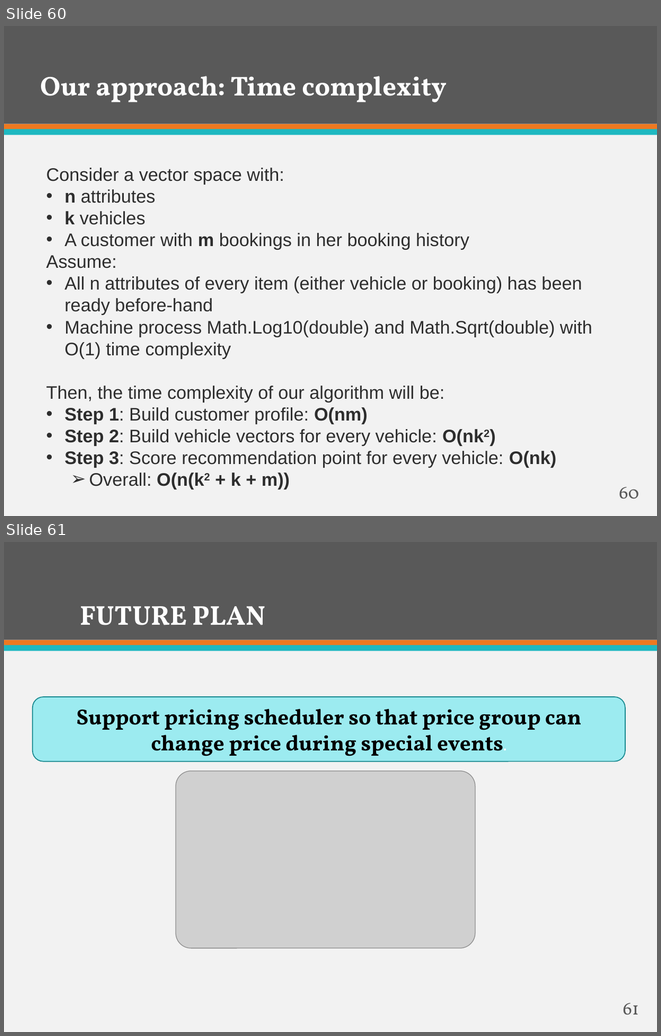
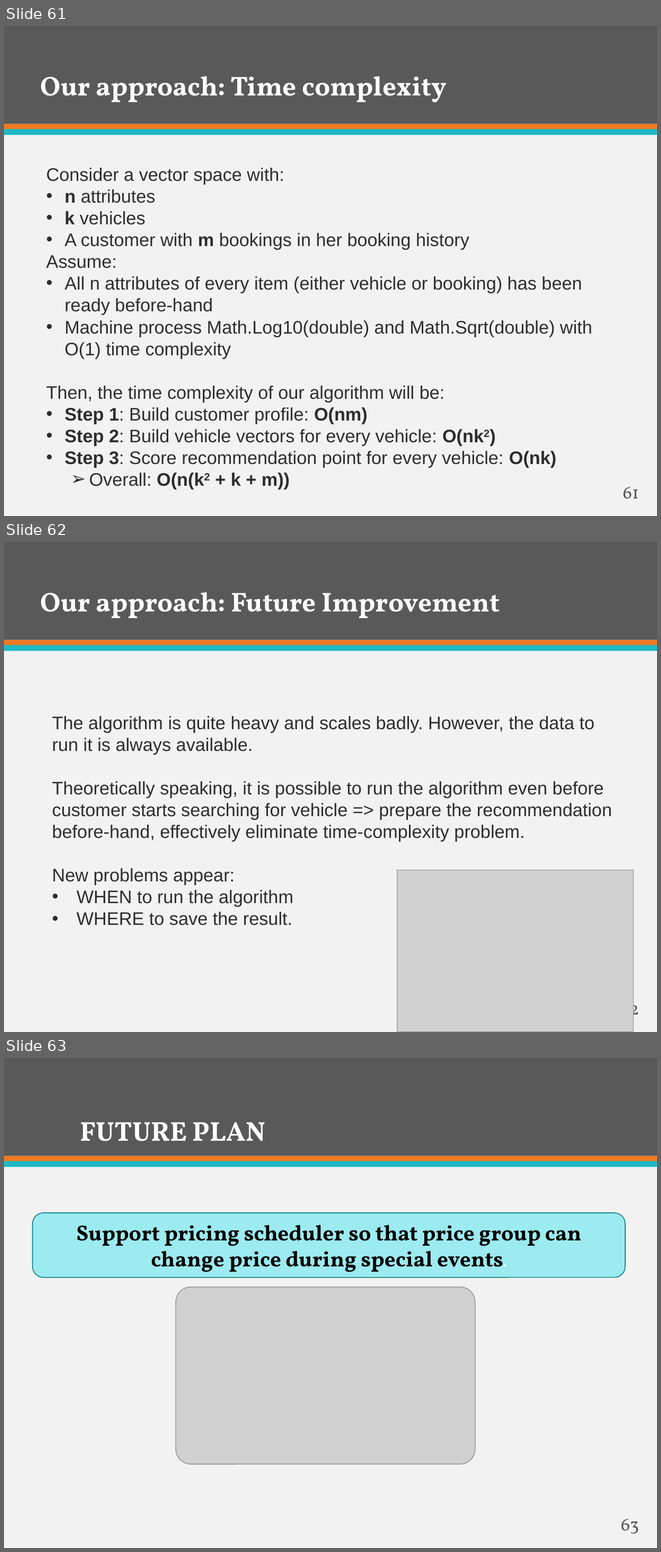
Before and after one commit to firzgard/CarRentalPortal, a slide deck: slide/CAR RENTAL PORTAL-Official.pptx. Shown one above the other, each under a label of ours: slides 60 and 61 before the commit, slides 61, 62 and 63 after it. The pictures are 661x1036 and 661x1552 pixels, drawn with LibreOffice and Linux fonts; fonts in the diff are those of the drawing; grey boxes stand for pictures. Boxes give left, top, right and bottom in pixels: in the first picture for what was removed or moved away, otherwise in the second. Text is boxed around its words. In the diff, an @@ line names an element or a change of style, - is before the commit and + after.

```diff
--- a/slide/CAR RENTAL PORTAL-Official.pptx
+++ b/slide/CAR RENTAL PORTAL-Official.pptx
@@ slide 62 added at (4,542,657,1032), background #F2F2F2; not listed: 3 template elements that a slide beside it also shows @@
@@ title added at (41,592,500,618), 30 pt, text #FFFFFF, bold @@
+Our approach: Future Improvement
@@ text added at (52,716,612,925), 20 pt, text #2C2C2C @@
+The algorithm is quite heavy and scales badly. However, the data to run it is always available.
+Theoretically speaking, it is possible to run the algorithm even before customer starts searching for vehicle => prepare the recommendation before-hand, effectively eliminate time-complexity problem.
+New problems appear:
+• WHEN to run the algorithm
+• WHERE to save the result.
@@ picture added at (397,870,634,1032) @@
@@ page number added at (620,997,639,1023), 20 pt, text #595959 @@
+62
@@ what was slide 60 is now slide 61 @@
@@ page number at (623,487,639,499): text changed @@
-60
+61
@@ what was slide 61 is now slide 63 @@
@@ page number at (621,1519,639,1533): text changed @@
-61
+63
```
Also in this commit, not shown: 6 slides changed, 1 other slide added, 5 other files.
